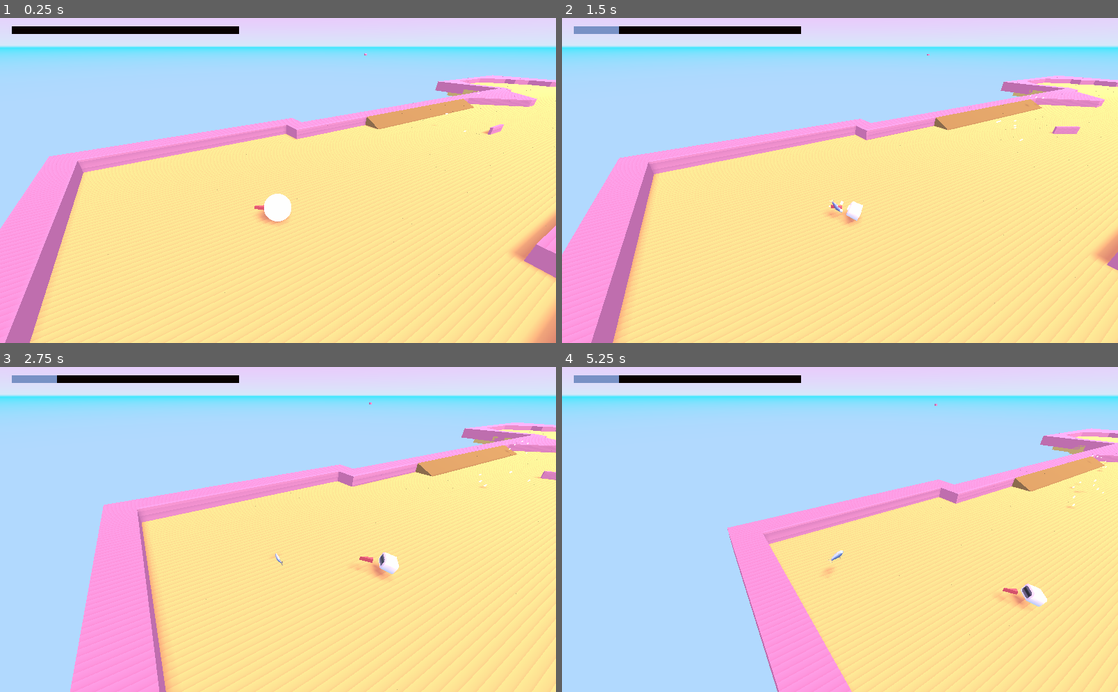
Above: before the commit, frames 1-4 (two rows, left to right).
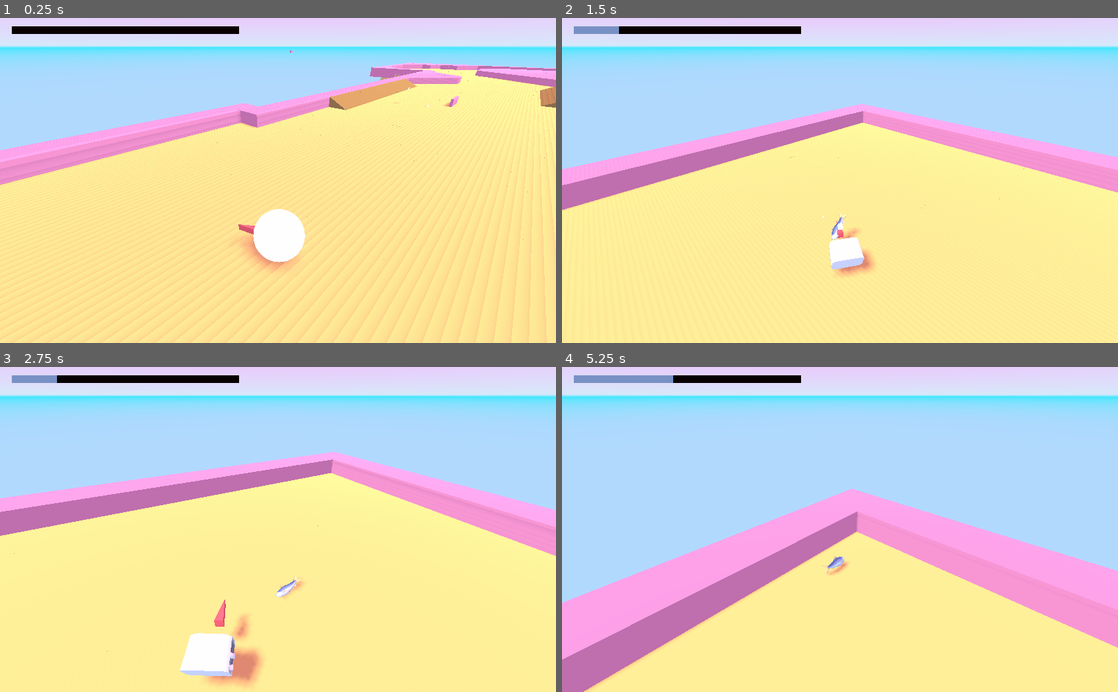
Above: after the commit, the same moments.

Repository: cheezytaco101/ToasterFish
Game: Godot game, scene res://Scenes/Main.tscn
Same seed, same stepped clock (60 frames per second), same inputs: the game is played once before the commit and once after it.
Inputs:
- Up to frame 1 (0.25 s): no input
- Up to frame 2 (1.5 s): hold Right (ui_right) 0.53-1.28 s; hold Space (Jump) 0.53-1.28 s; hold Left (ui_left) from 1.28 s (still down); tap Space (Jump) at 1.35 s
- Up to frame 3 (2.75 s): tap Space (Jump) at 1.52, 1.82 s; release Left (ui_left) at 2.03 s; hold Right (ui_right) from 2.03 s (still down); hold Space (Jump) from 2.03 s (still down)
- Up to frame 4 (5.25 s): release Space (Jump) at 2.78 s; tap Space (Jump) at 2.85, 3.02, 3.32, 4.35, 4.52, 4.82 s; release Right (ui_right) at 3.53 s; hold Space (Jump) 3.53-4.28 s; hold Left (ui_left) from 3.53 s (still down); hold Space (Jump) from 5.03 s (still down)

The runs differ from the first frame. In frame 1, 20% of the frame differs, in the area x 0-100%, y 10-100%; in frame 2, 23%; in frame 3, 35%; in frame 4, 39%, in the area x 0-100%, y 2-100%.

Commit message:
Changed camera operation

Diff:
--- a/Scenes/Main.tscn
+++ b/Scenes/Main.tscn
@@ -23,17 +23,20 @@
 [node name="Main" type="Spatial"]
 script = ExtResource( 1 )
 
-[node name="Camera" type="Camera" parent="."]
-transform = Transform( 1, 0, 0, 0, 0.866025, 0.5, 0, -0.5, 0.866025, 0, 15, 20 )
+[node name="Pivot" type="Spatial" parent="."]
+transform = Transform( -0.880163, 0, -0.474672, 0, 1, 0, 0.474672, 0, -0.880163, 0, 0, 0 )
+script = ExtResource( 4 )
+
+[node name="Camera" type="Camera" parent="Pivot"]
+transform = Transform( -4.37114e-08, -0.5, 0.866025, 0, 0.866025, 0.5, -1, 2.18557e-08, -3.78552e-08, 10, 10, 0 )
 far = 693.1
-script = ExtResource( 4 )
 
 [node name="Level" type="Spatial" parent="."]
 
 [node name="TestLevel2" parent="Level" instance=ExtResource( 2 )]
 
 [node name="Toaster" parent="." instance=ExtResource( 3 )]
-transform = Transform( 0.34202, -0.939693, 0, 0.939693, 0.34202, 0, 0, 0, 1, 0, 6.39416, 0 )
+transform = Transform( -0.308484, 0.847552, -0.43185, 0.939693, 0.34202, 0, 0.147701, -0.405806, -0.901946, 0, 6.39416, 0 )
 
 [node name="DirectionalLight" type="DirectionalLight" parent="."]
 transform = Transform( 0.866025, -0.433013, 0.25, 0, 0.5, 0.866025, -0.5, -0.75, 0.433013, 0, 0, 0 )
--- a/Scripts/CameraControl.gd
+++ b/Scripts/CameraControl.gd
@@ -1,7 +1,7 @@
-extends Camera
+extends Spatial
 
 onready var init_offset = transform.origin
 var fish_position = Vector3()
 
 func _process(delta):
-	global_transform.origin = lerp(global_transform.origin, fish_position + init_offset, 0.5)
+	global_transform.origin = lerp(global_transform.origin, fish_position + init_offset, 0.1)
--- a/Scripts/Main.gd
+++ b/Scripts/Main.gd
@@ -4,7 +4,8 @@
 onready var player = get_node("Toaster/Fish")
 onready var playerTimer = get_node("Toaster/Fish/FlopTimer")
 onready var toaster = get_node("Toaster")
-onready var camera = get_node("Camera")
+onready var camera = get_node("Pivot/Camera")
+onready var pivot = get_node("Pivot")
 onready var powerBar = get_node("PowerBar")
 
 export var spawnOffset = Vector3(0,2.5,0) #offset for respawning the object
@@ -25,6 +26,8 @@
 
 onready var PlayerInitTransform = player.transform
 
+var desired_rotation = 0
+
 func _ready():
 	toaster.global_transform.origin = Vector3.ZERO + spawnOffset
 	powerBar.value = powerValue
@@ -42,26 +45,25 @@
 
 func _process(delta):
 
-	camera.fish_position = player.global_transform.origin
+	pivot.fish_position = player.global_transform.origin
 	endCheck()
 
 	if player.hasBeenShot == true:
-		if useCamera == true :
-			#change camera focus to the fish
-			#camera.size = fishCameraSize
-			#camera.global_transform.origin = player.global_transform.origin + toasterCameraOffset
-			if Input.is_action_just_pressed("Jump"):
-				player.flop()
+		if Input.is_action_just_released("ui_right"):
+			desired_rotation -= 0.3
+		if Input.is_action_just_released("ui_left"):
+			desired_rotation += 0.3
 
-			pass
-
-
-	#button controls
+		pivot.rotation.y = lerp_angle(pivot.rotation.y, desired_rotation, 0.1)
 	else:
 		if Input.is_action_just_released("ui_right"):
-			toaster.rotation_degrees.y -= 15
+			desired_rotation -= 0.3
 		if Input.is_action_just_released("ui_left"):
-			toaster.rotation_degrees.y += 15
+			desired_rotation += 0.3
+
+		toaster.rotation.y = lerp_angle(toaster.rotation.y, desired_rotation, 0.1)
+		pivot.rotation.y = lerp_angle(pivot.rotation.y, toaster.rotation.y, 0.05)
+
 
 	if player.hasBeenShot == false:
 		if Input.is_action_pressed("Jump"):
@@ -71,6 +73,9 @@
 			player.shootFish(powerValue)
 			toaster.shoot_particle()
 			player.sleeping = false
+	else:
+		if Input.is_action_just_pressed("Jump"):
+				player.flop()
 
 	#power bar based on the power value
 	powerBar.value = powerValue
--- a/project.godot
+++ b/project.godot
@@ -13,6 +13,14 @@
 config/name="ToasterFish"
 run/main_scene="res://Scenes/Main.tscn"
 config/icon="res://icon.png"
+
+[debug]
+
+settings/fps/force_fps=60
+
+[global]
+
+fps=false
 
 [gui]
 
